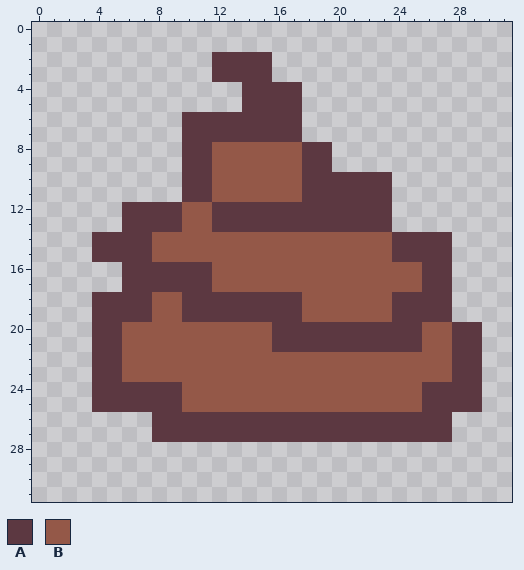
A pixel-art sprite gets an edit: Assets/Monster/2_BabyPanchi/Kuso.png. The first picture shows the starting point.
The file is 32x32 pixels.
Palette (. is transparent): A #5c3841  B #945848
Pixels before, first column x 4:
 2 ........AAAA..............
 3 ........AAAA..............
 4 ..........AAAA............
 5 ..........AAAA............
 6 ......AAAAAAAA............
 7 ......AAAAAAAA............
 8 ......AABBBBBBAA..........
 9 ......AABBBBBBAA..........
10 ......AABBBBBBAAAAAA......
11 ......AABBBBBBAAAAAA......
12 ..AAAABBAAAAAAAAAAAA......
13 ..AAAABBAAAAAAAAAAAA......
14 AAAABBBBBBBBBBBBBBBBAAAA..
15 AAAABBBBBBBBBBBBBBBBAAAA..
16 ..AAAAAABBBBBBBBBBBBBBAA..
17 ..AAAAAABBBBBBBBBBBBBBAA..
18 AAAABBAAAAAAAABBBBBBAAAA..
19 AAAABBAAAAAAAABBBBBBAAAA..
20 AABBBBBBBBBBAAAAAAAAAABBAA
21 AABBBBBBBBBBAAAAAAAAAABBAA
22 AABBBBBBBBBBBBBBBBBBBBBBAA
23 AABBBBBBBBBBBBBBBBBBBBBBAA
24 AAAAAABBBBBBBBBBBBBBBBAAAA
25 AAAAAABBBBBBBBBBBBBBBBAAAA
26 ....AAAAAAAAAAAAAAAAAAAA..
27 ....AAAAAAAAAAAAAAAAAAAA..
Once edited:
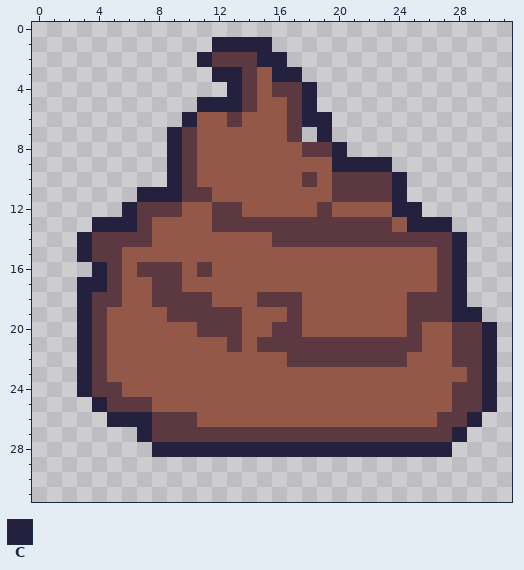
Colours new in this view: C #23213d
Changes in this commit:
Changed rows in their new state; - is an unchanged pixel.
first column x 3:
 1 ---------CCCC---------------
 2 --------C---CC--------------
 3 ---------CC-BCC-------------
 4 ----------C-B--C------------
 5 --------CCC-BB-C------------
 6 -------CBB-BBB-CC-----------
 7 ------C-BBBBBB--C-----------
 8 ------C-B--------C----------
 9 ------C-B------BBCCCC-------
10 ------C-B-------B----C------
11 ----CCC--------BB----C------
12 ---C-------BBBBB-BBBBCC-----
13 -CCC-BB--------------BCCC---
14 C------------AAAAAAAA----C--
15 C--BB----------------BBB-C--
16 -CAB---B---------------B-C--
17 CCABB--BB--------------B-C--
18 C--BBAA--BBB---------B---C--
19 C-BBB-A----BBB-------B---CC-
20 C-B-----AAA----BBBBBBB-----C
21 C-B-------A-A--------------C
22 C-B-----------AAAAAAAA-----C
23 C-B----------------------B-C
24 C--BBBB----------------BB--C
25 -C---BB----------------BB--C
26 --CCC---BBBBBBBBBBBBBBBB-AC-
27 ----C--------------------C--
28 -----CCCCCCCCCCCCCCCCCCCC---
